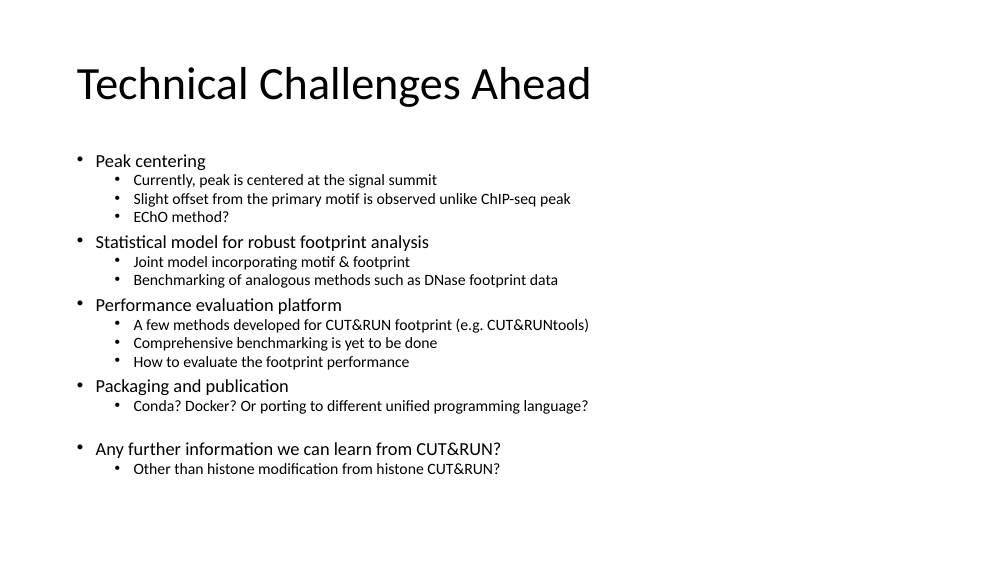
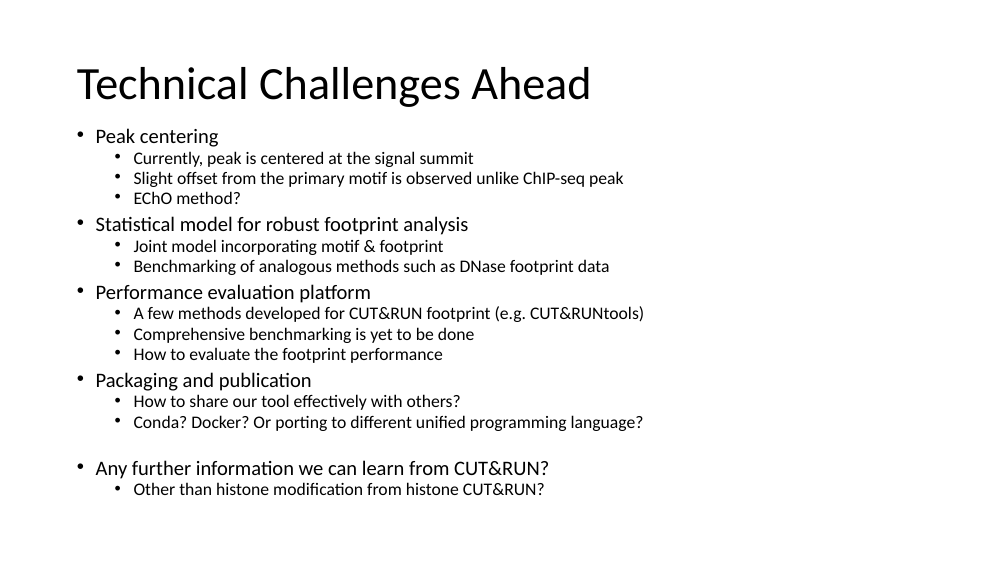
Before and after one commit to hwlim/Cutlery, a slide deck: slide 3 of Plan/schema.pptx. Drawn at 1008x567 pixels with LibreOffice and Linux fonts; fonts in the diff are those of the drawing. Boxes give left, top, right and bottom in pixels: in the first picture for what was removed or moved away, otherwise in the second. Text is boxed around its words. In the diff, an @@ line names an element or a change of style, - is before the commit and + after.

```diff
--- a/Plan/schema.pptx
+++ b/Plan/schema.pptx
@@ text "Peak centering": place and size @@
-text "Peak centering" at (96,154,589,474)
+text "Peak centering" at (96,128,644,495)
@@ text at (96,128,644,495): size 17.5 to 19.6 pt in "Peak centering", "Statistical model for robust footprint analysis", "Performance evaluation platform", "Packaging and publication" and 1 more places; size 15 to 16.8 pt in "Currently, peak is centered at the signal ...", "Slight offset from the primary motif is ...", "EChO method?", "Joint model incorporating motif & footprint" and 6 more places @@
@@ text at (134,394,461,410): paragraph added @@
+  • How to share our tool effectively with others?
```
Also in this commit, not shown: 1 other file.
